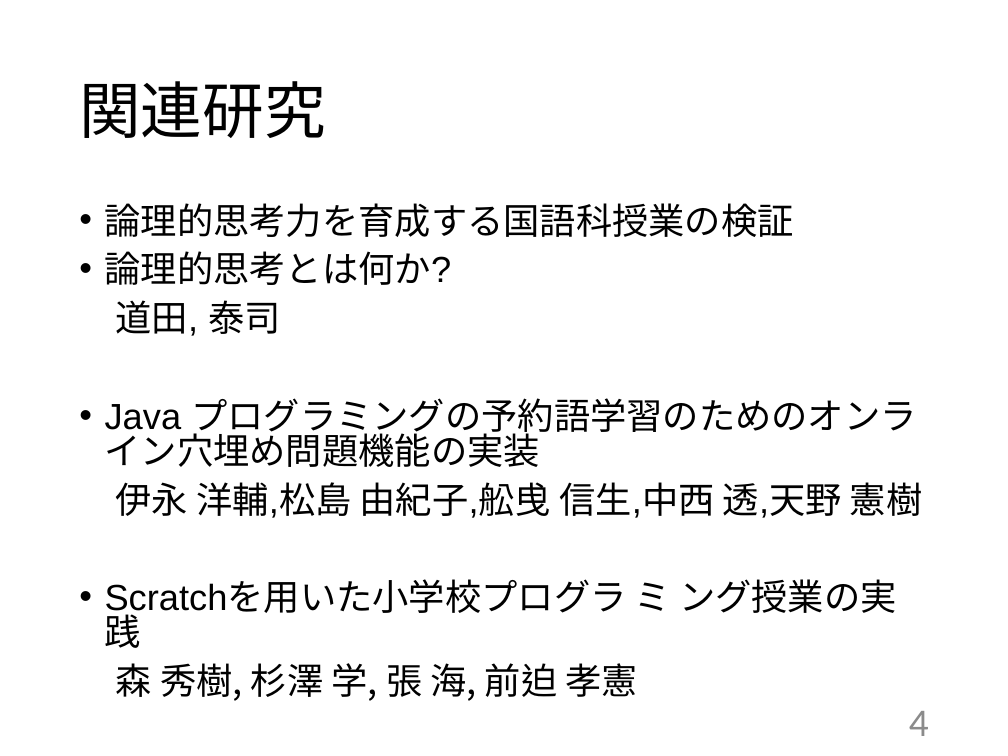
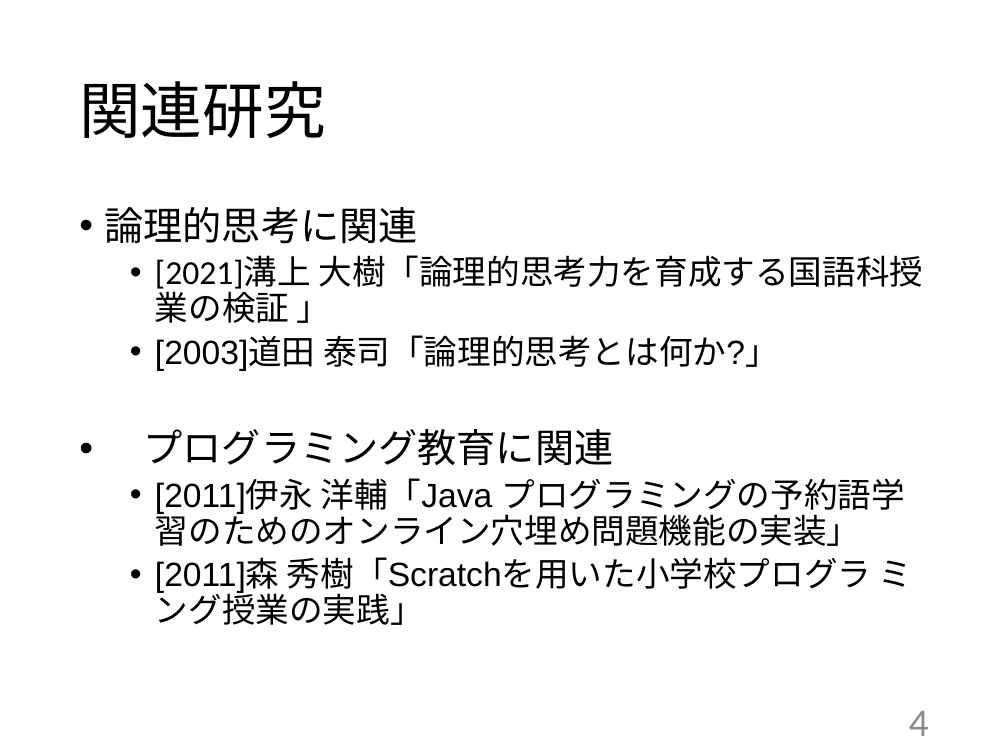
Before and after one commit to kait-takanolab/1821121-shimaoka-thesis, a slide deck: slide 4 of 1821121_shimaoka_tyuukan.pptx. Drawn at 1008x756 pixels with LibreOffice and Linux fonts; fonts in the diff are those of the drawing. Boxes give left, top, right and bottom in pixels: in the first picture for what was removed or moved away, otherwise in the second. Text is boxed around its words. In the diff, an @@ line names an element or a change of style, - is before the commit and + after.

```diff
--- a/1821121_shimaoka_tyuukan.pptx
+++ b/1821121_shimaoka_tyuukan.pptx
@@ text at [105, 207, 923, 625]: text changed; size 25.9 to 24 pt @@
-• 論理的思考力を育成する国語科授業の検証
-• 論理的思考とは何か?
-道田, 泰司
-• Java プログラミングの予約語学習のためのオンライン穴埋め問題機能の実装
-伊永 洋輔,松島 由紀子,舩曵 信生,中西 透,天野 憲樹
-• Scratchを用いた小学校プログラ ミ ング授業の実践
-森 秀樹, 杉澤 学, 張 海, 前迫 孝憲
+• 論理的思考に関連
+  • [2021]溝上 大樹「論理的思考力を育成する国語科授業の検証 」
+  • [2003]道田 泰司「論理的思考とは何か?」
+• プログラミング教育に関連
+  • [2011]伊永 洋輔「Java プログラミングの予約語学習のためのオンライン穴埋め問題機能の実装」
+  • [2011]森 秀樹「Scratchを用いた小学校プログラ ミ ング授業の実践」
```
